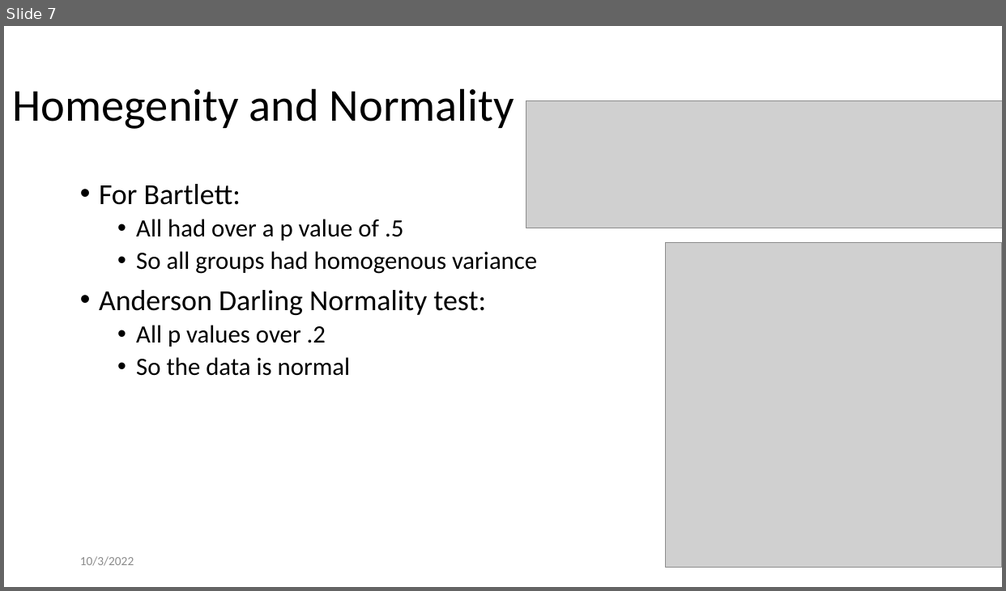
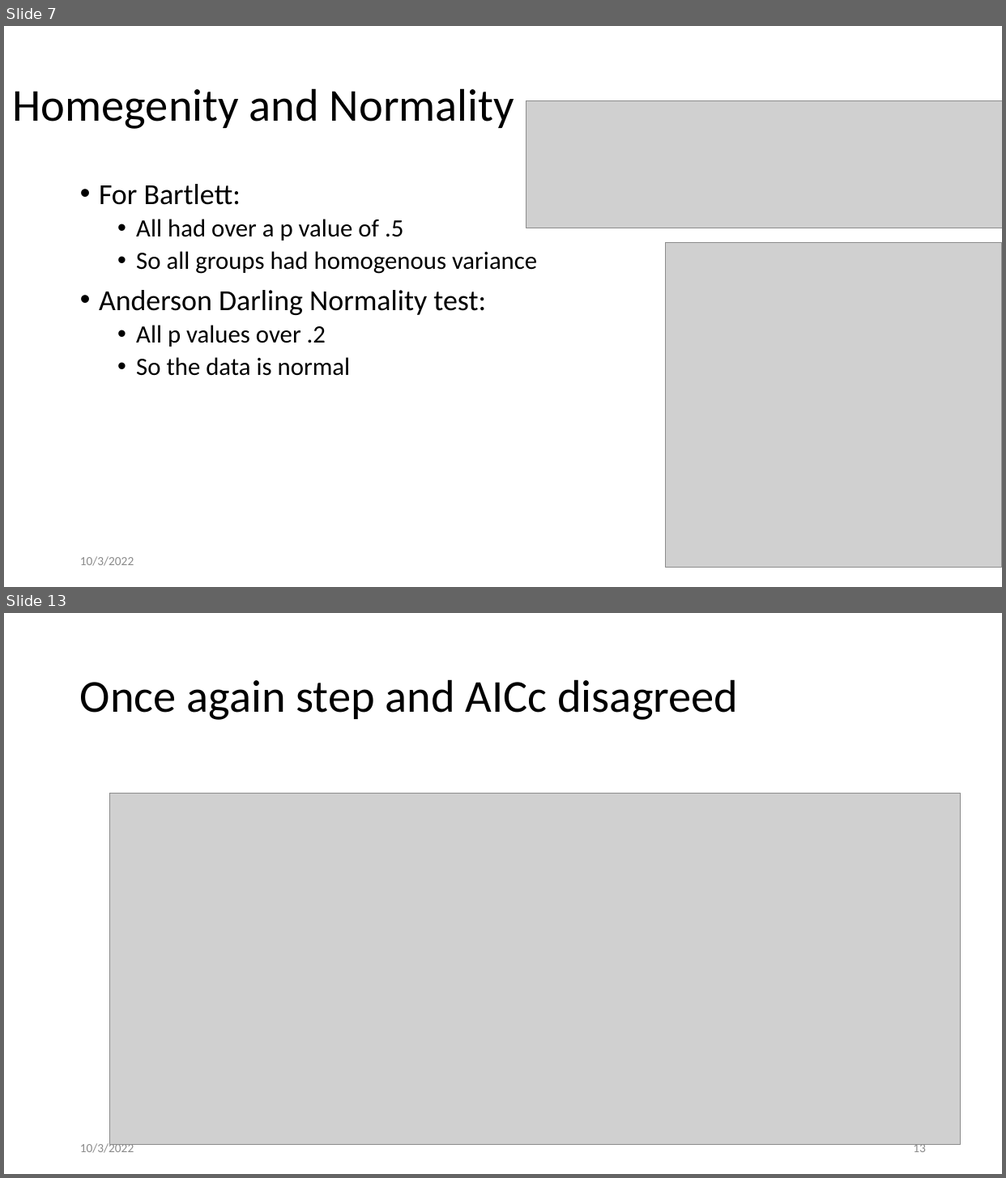
Before and after one commit to kiperry/Ohio_Bees, a slide deck: Changes I have made for local analysis.pptx. Shown one above the other, each under a label of ours: slide 7 before the commit, slides 7 and 13 after it; the slides between them are not shown. The pictures are 1006x591 and 1006x1178 pixels, drawn with LibreOffice and Linux fonts; fonts in the diff are those of the drawing; grey boxes stand for pictures. Boxes give left, top, right and bottom in pixels: in the first picture for what was removed or moved away, otherwise in the second. Text is boxed around its words. In the diff, an @@ line names an element or a change of style, - is before the commit and + after.

```diff
--- a/Changes I have made for local analysis.pptx
+++ b/Changes I have made for local analysis.pptx
@@ slide 13 added at [4,613,1002,1174], background #FFFFFF @@
@@ title added at [80,679,738,720], 44 pt, text #000000 @@
+Once again step and AICc disagreed
@@ picture added at [110,794,961,1144] @@
@@ text added at [80,1142,134,1153], 12 pt, text #8C8C8C @@
+10/3/2022
@@ page number added at [913,1142,926,1152], 12 pt, text #8C8C8C @@
+13
```
Also in this commit, not shown: 1 slide changed, 6 other slides added.
